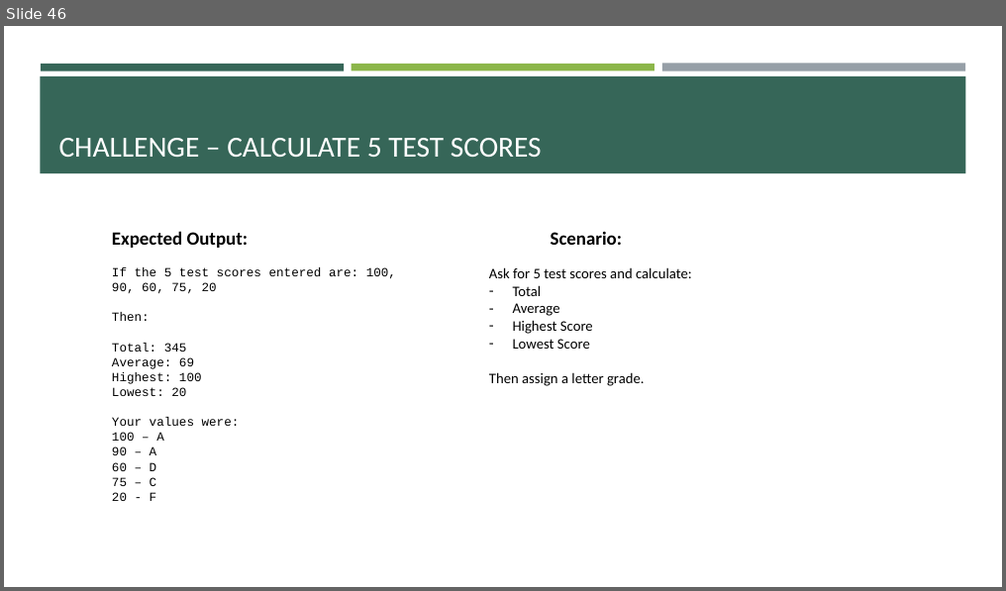
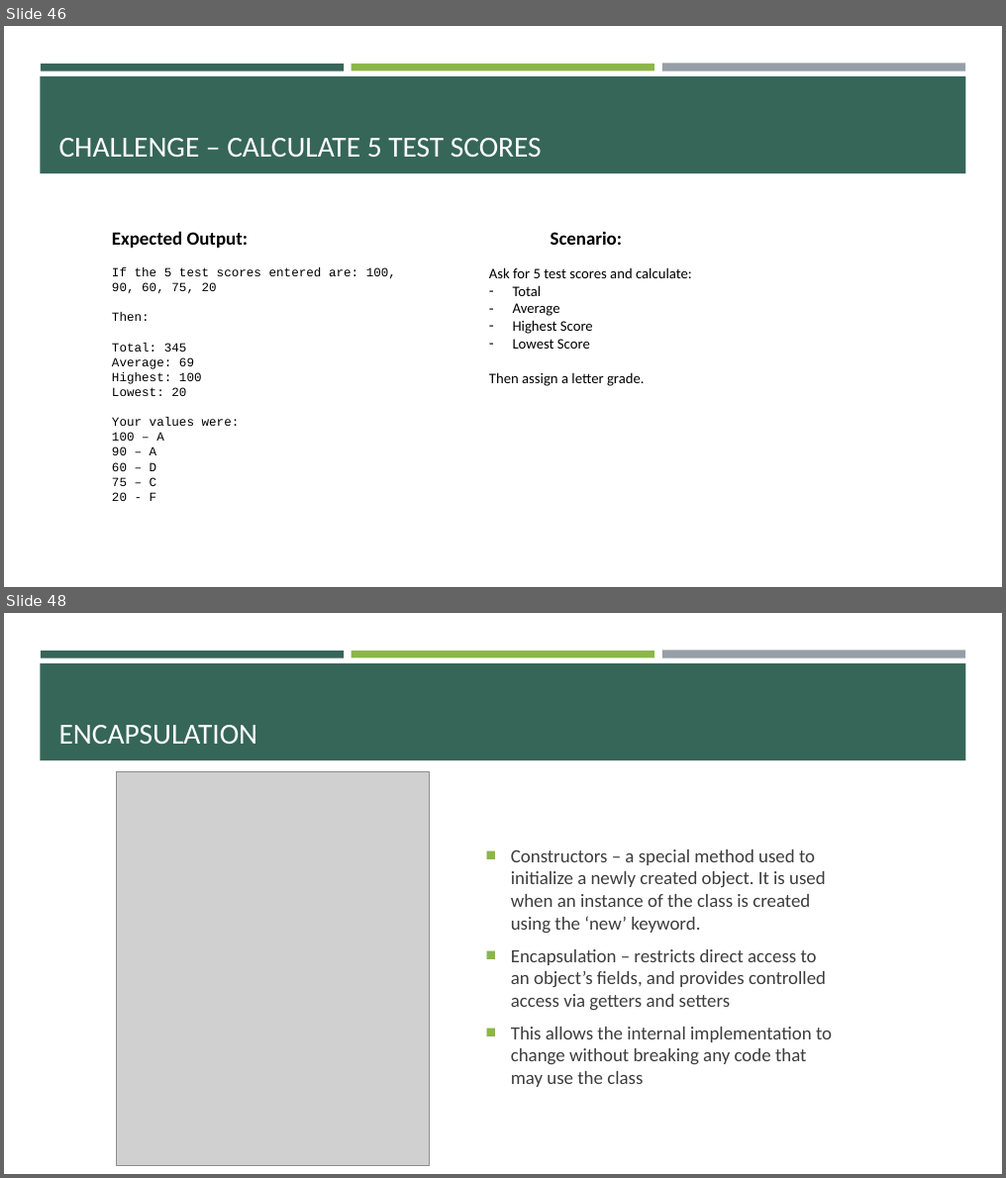
Before and after one commit to e-m-wilson/java-fs, a slide deck: Week_2/Core_Java.pptx. Shown one above the other, each under a label of ours: slide 46 before the commit, slides 46 and 48 after it; the slides between them are not shown. The pictures are 1006x591 and 1006x1178 pixels, drawn with LibreOffice and Linux fonts; fonts in the diff are those of the drawing; grey boxes stand for pictures. Boxes give left, top, right and bottom in pixels: in the first picture for what was removed or moved away, otherwise in the second. Text is boxed around its words. In the diff, an @@ line names an element or a change of style, - is before the commit and + after.

```diff
--- a/Week_2/Core_Java.pptx
+++ b/Week_2/Core_Java.pptx
@@ slide 48 added at (4, 613, 1002, 1174), background #FFFFFF; not listed: 4 template elements that a slide beside it also shows @@
@@ title added at (59, 725, 258, 744), 28 pt, text #FFFFFF @@
+ENCAPSULATION
@@ picture added at (116, 772, 430, 1166) @@
@@ text added at (511, 850, 832, 1087), 18 pt, text #3D3D3D @@
+■ Constructors – a special method used to initialize a newly created object. It is used when an instance of the class is created using the ‘new’ keyword.
+■ Encapsulation – restricts direct access to an object’s fields, and provides controlled access via getters and setters
+■ This allows the internal implementation to change without breaking any code that may use the class
```
Also in this commit, not shown: 1 slide changed, 20 other slides added, 6 other files.
